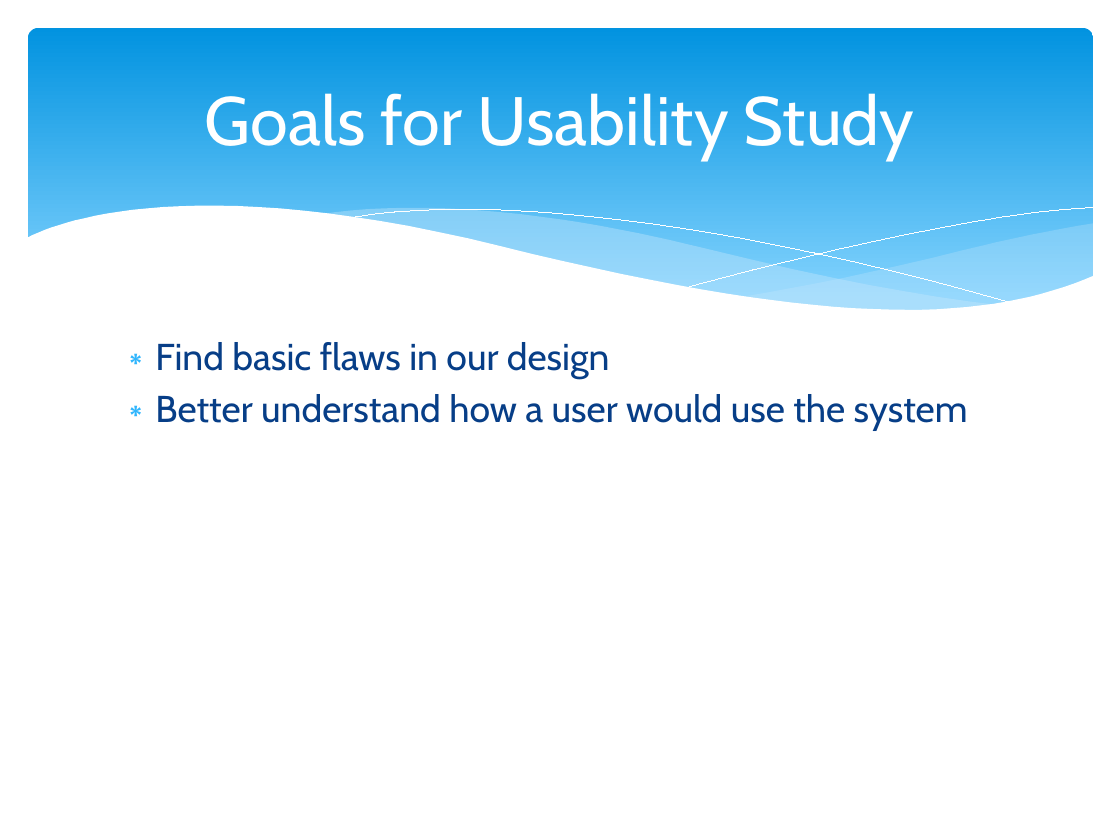
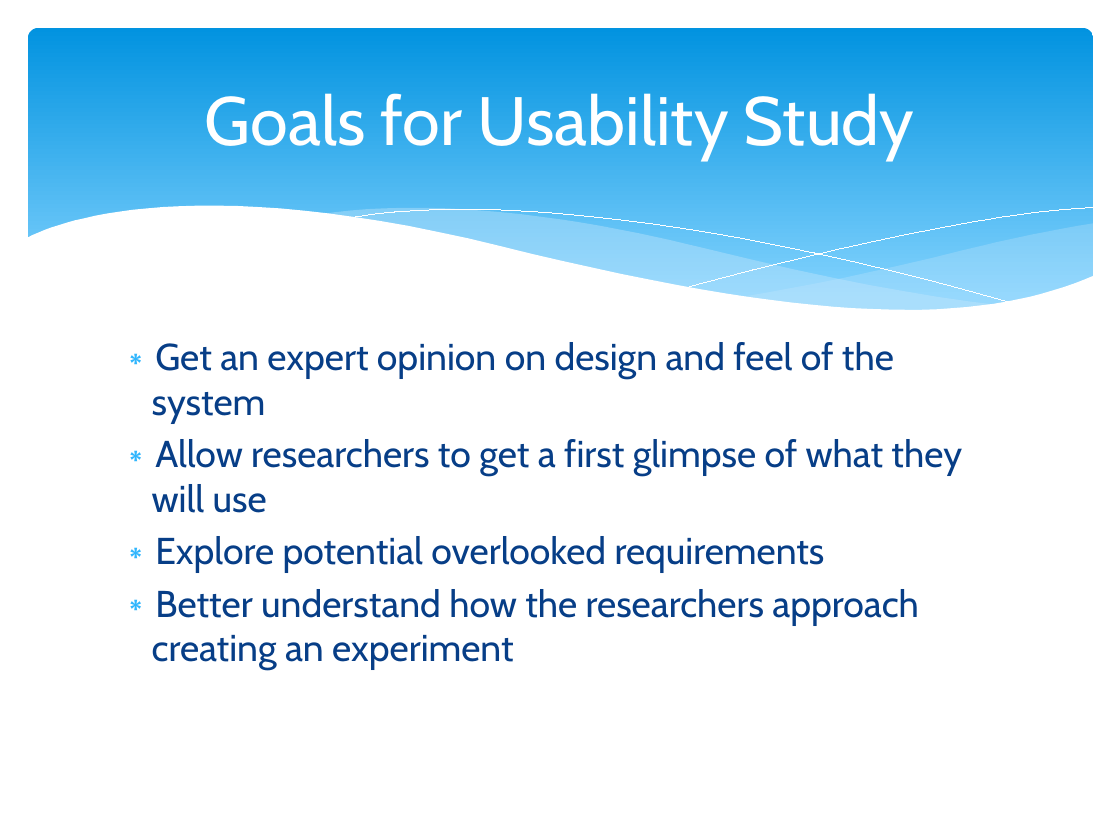
Before and after one commit to compuwizard123/participant-scheduling-system-docs, a slide deck: slide 5 of other/Participant Scheduling System.pptx. Drawn at 1120x840 pixels with LibreOffice and Linux fonts; fonts in the diff are those of the drawing. Boxes give left, top, right and bottom in pixels: in the first picture for what was removed or moved away, otherwise in the second. Text is boxed around its words. In the diff, an @@ line names an element or a change of style, - is before the commit and + after.

```diff
--- a/other/Participant Scheduling System.pptx
+++ b/other/Participant Scheduling System.pptx
@@ text at <box>152,342,962,670</box>: text changed @@
-∗ Find basic flaws in our design
-∗ Better understand how a user would use the system
+∗ Get an expert opinion on design and feel of the system
+∗ Allow researchers to get a first glimpse of what they will use
+∗ Explore potential overlooked requirements
+∗ Better understand how the researchers approach creating an experiment
```
Also in this commit, not shown: 1 other slide changed.
